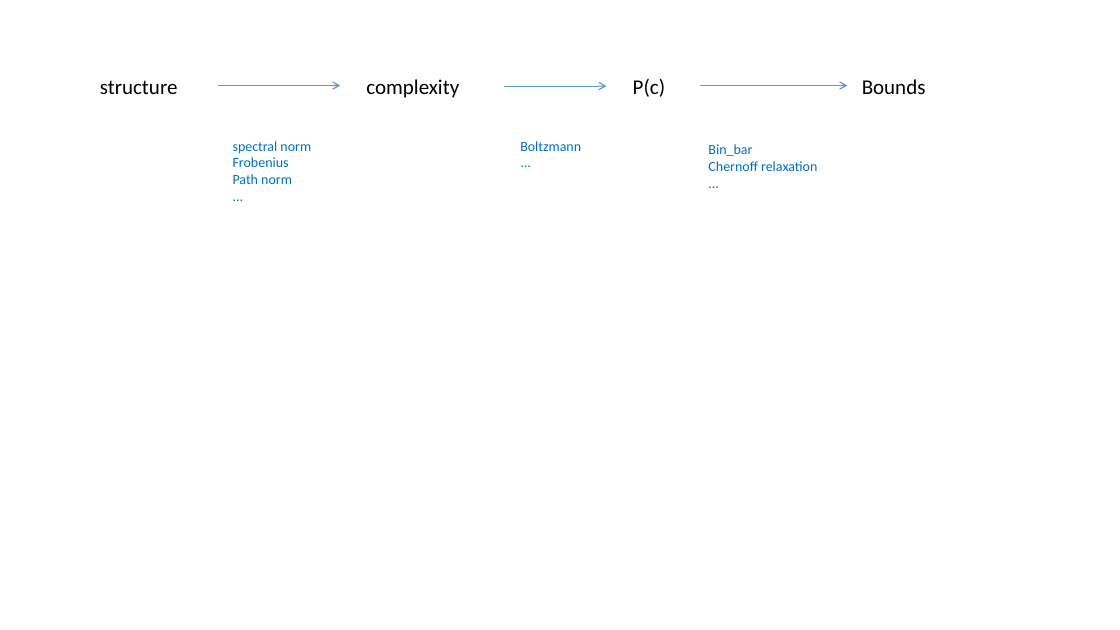
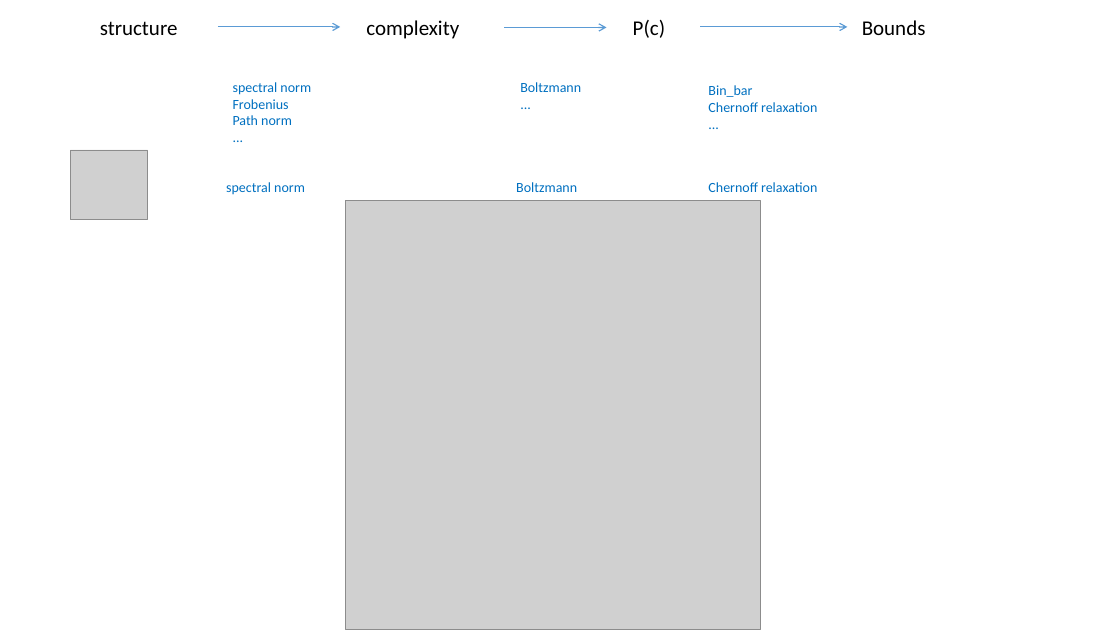
Before and after one commit to HansOersted/GeneralizationErrorBounds, a slide deck: slide 6 of bound.pptx (slide 5 before the commit). Drawn at 1120x630 pixels with LibreOffice and Linux fonts; fonts in the diff are those of the drawing; grey boxes stand for pictures. Boxes give left, top, right and bottom in pixels: in the first picture for what was removed or moved away, otherwise in the second. Text is boxed around its words. In the diff, an @@ line names an element or a change of style, - is before the commit and + after.

Commit message:
update ppt

```diff
--- a/bound.pptx
+++ b/bound.pptx
@@ 7 texts, 3 arrows: place and size @@
-7 texts, 3 arrows at box(100, 79, 926, 184)
+7 texts, 3 arrows at box(100, 20, 926, 125)
@@ picture added at box(71, 150, 148, 220) @@
@@ text added at box(226, 182, 305, 195), 12 pt, text #0070C0 @@
+spectral norm
@@ picture added at box(345, 201, 760, 630) @@
@@ text added at box(516, 182, 577, 192), 12 pt, text #0070C0 @@
+Boltzmann
@@ text added at box(708, 182, 817, 192), 12 pt, text #0070C0 @@
+Chernoff relaxation
```
Also in this commit, not shown: 4 slides added, 2 slides removed.
